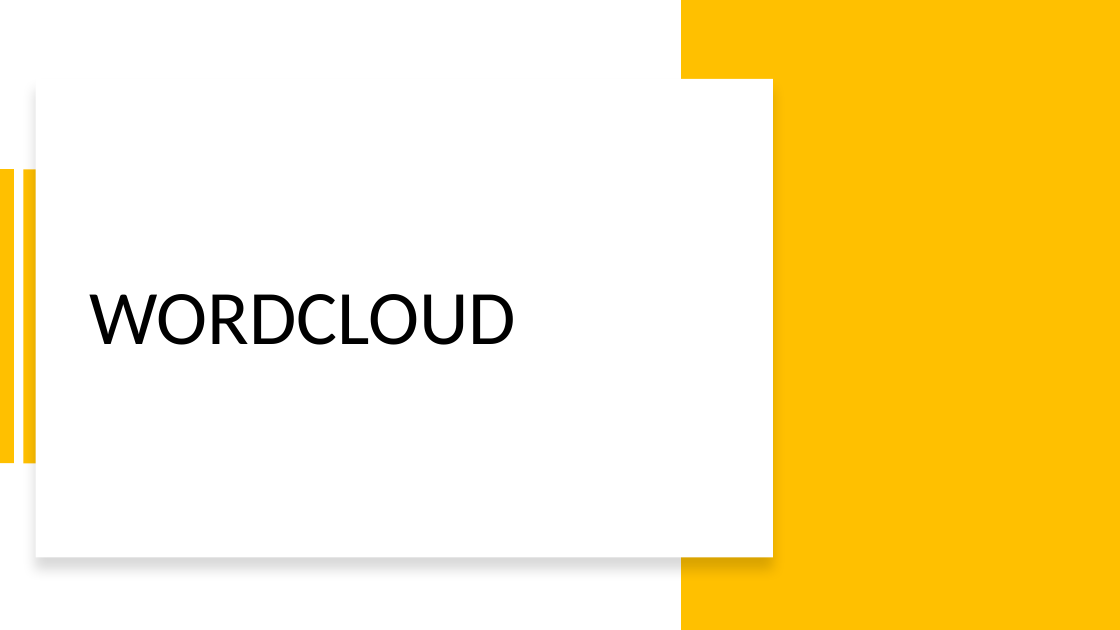
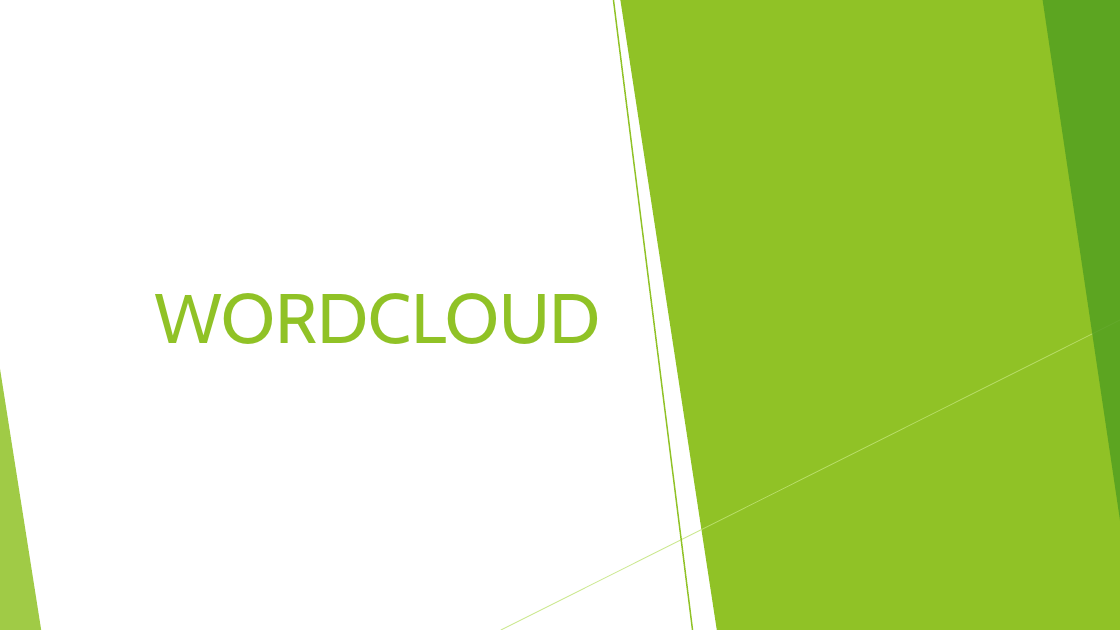
Before and after one commit to lucaMari94/mongodb-sentiment-analysis, a slide deck: slide 30 of silde/slide.pptx (slide 18 before the commit). Drawn at 1120x630 pixels with LibreOffice and Linux fonts; fonts in the diff are those of the drawing. Boxes give left, top, right and bottom in pixels: in the first picture for what was removed or moved away, otherwise in the second. Text is boxed around its words. In the diff, an @@ line names an element or a change of style, - is before the commit and + after.

```diff
--- a/silde/slide.pptx
+++ b/silde/slide.pptx
@@ rectangle: place and size @@
-rectangle at <box>35,79,773,558</box>
+rectangle at <box>0,0,1120,630</box>
@@ rectangle at <box>0,0,1120,630</box>: shadow off @@
@@ group added at <box>0,0,1120,630</box>: 5 freeform shapes, 3 triangles, 2 lines @@
@@ line added from (613, 0) to (692, 630), #90C226 1.25 pt @@
@@ freeform shape added at <box>621,0,1120,630</box>, fill #90C226 @@
@@ rectangle removed at <box>681,0,1120,630</box> @@
@@ triangle added at <box>1043,0,1120,521</box>, fill #54A021 at 85% opacity @@
@@ title "WORDCLOUD": place and size @@
-title "WORDCLOUD" at <box>89,294,516,345</box>
+title "WORDCLOUD" at <box>154,293,600,344</box>
@@ title "WORDCLOUD" at <box>154,293,600,344</box>: size 66 to 60 pt, font Calibri to Cabin, text colour #000000 to #90C226; alignment left to right; line spacing 0.9 to 1 @@
@@ rectangle removed at <box>0,169,14,463</box> @@
@@ rectangle removed at <box>23,169,37,463</box> @@
@@ line added from (1120, 320) to (501, 630), #C0E474 0.75 pt @@
@@ group added at <box>0,0,1120,630</box>: 5 freeform shapes, 3 triangles @@
@@ triangle added at <box>0,369,41,630</box>, fill #90C226 at 85% opacity @@
```
Also in this commit, not shown: 22 other slides changed, 17 slides added, 5 slides removed.
